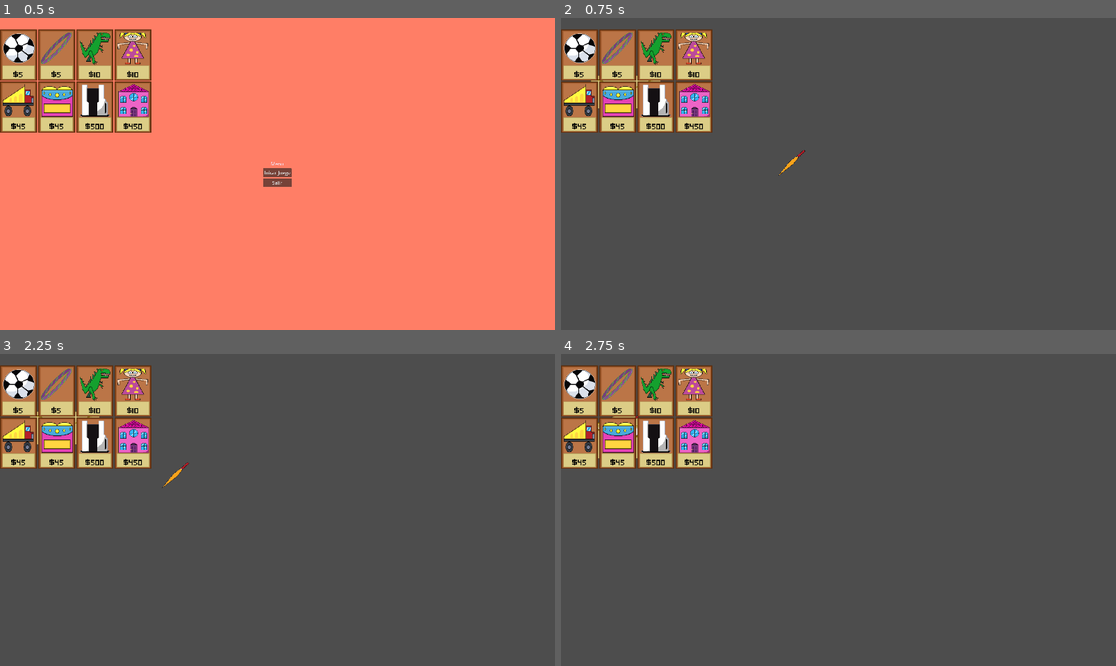
Above: before the commit, frames 1-4 (two rows, left to right).
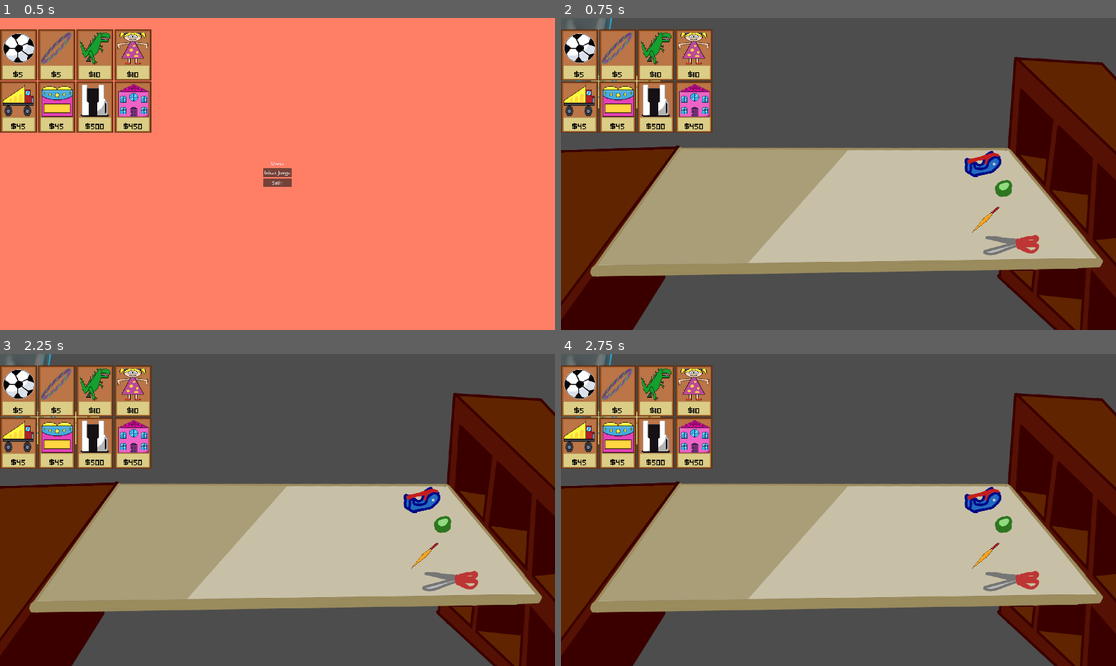
Above: after the commit, the same moments.

Repository: Formvoid-83/Intercambio_para_llevar
Game: Godot game, scene res://Scenes/world2d.tscn
Two runs of this game, one before a commit and one after it. Both use one fixed random seed, a clock stepped at 60 frames per second and the inputs below.
Inputs (mouse positions are in pixels of both pictures, inside the frame that each line leads up to):
- Up to frame 1 (0.5 s): no input
- Up to frame 2 (0.75 s): click "Inicar Juego" at 0.5 s
- Up to frame 3 (2.25 s): tap Enter at 1.25 s; drag from (66, 428) to (227, 497) at 1.27 s; tap Space at 2 s; drag from (227, 497) to (66, 428) at 2.02 s
- Up to frame 4 (2.75 s): no input

Frame 1 is identical in both runs. In frame 2, 51% of the frame differs, in the area x 0-100%, y 0-100%; in frame 3, 52%; in frame 4, 52%.
Error before the commit: Cannot call method 'instantiate' on a null value. (res://Scripts/workshop.gd:39)

Commit message:
Correct grid and background

Diff:
--- a/Scenes/toy.tscn
+++ b/Scenes/toy.tscn
@@ -1,11 +1,13 @@
-[gd_scene load_steps=3 format=3 uid="uid://3yojtyhke3jh"]
+[gd_scene load_steps=4 format=3 uid="uid://3yojtyhke3jh"]
 
 [ext_resource type="Texture2D" uid="uid://cifcyiysynbn6" path="res://Assets/Images/Gifts.png" id="1_58p4q"]
+[ext_resource type="Script" uid="uid://b2i3f5u7rboyn" path="res://Scripts/toy.gd" id="1_iblrf"]
 
 [sub_resource type="RectangleShape2D" id="RectangleShape2D_58p4q"]
 size = Vector2(119, 115)
 
 [node name="Toy" type="Area2D"]
+script = ExtResource("1_iblrf")
 
 [node name="Sprite2D" type="Sprite2D" parent="."]
 texture = ExtResource("1_58p4q")
--- a/Scenes/workshop.tscn
+++ b/Scenes/workshop.tscn
@@ -1,22 +1,51 @@
-[gd_scene load_steps=7 format=3 uid="uid://dckfa8iofjspr"]
+[gd_scene load_steps=11 format=3 uid="uid://dckfa8iofjspr"]
 
 [ext_resource type="PackedScene" uid="uid://bawd52ey5er7t" path="res://Scenes/card_opener.tscn" id="1_0uag0"]
 [ext_resource type="Script" uid="uid://bn88pxcoowbbd" path="res://Scripts/workshop.gd" id="1_h4m5q"]
 [ext_resource type="PackedScene" uid="uid://bl2pcgsurq58w" path="res://Scenes/letter.tscn" id="2_m0rod"]
-[ext_resource type="PackedScene" path="res://letter_open.tscn" id="4_m0rod"]
-[ext_resource type="PackedScene" path="res://Scenes/inventory_panel.tscn" id="5_fakrd"]
-[ext_resource type="Script" path="res://Scripts/inventory_handle.gd" id="6_7nc4v"]
+[ext_resource type="PackedScene" uid="uid://3yojtyhke3jh" path="res://Scenes/toy.tscn" id="3_vt66m"]
+[ext_resource type="PackedScene" uid="uid://co0xn8yr1tkir" path="res://Scenes/letter_open.tscn" id="4_m0rod"]
+[ext_resource type="Texture2D" uid="uid://dp1nwt0cy5n51" path="res://Assets/Images/workshop_table_shelf.png" id="4_vt66m"]
+[ext_resource type="PackedScene" uid="uid://mpjgbql8egmy" path="res://Scenes/inventory_panel.tscn" id="5_fakrd"]
+[ext_resource type="Script" uid="uid://cl8venik3dnng" path="res://Scripts/inventory_handle.gd" id="6_7nc4v"]
+
+[sub_resource type="CapsuleShape2D" id="CapsuleShape2D_qhibq"]
+radius = 212.0
+height = 1370.7009
+
+[sub_resource type="CircleShape2D" id="CircleShape2D_vt66m"]
+radius = 130.79759
 
 [node name="Workshop" type="Node2D"]
 script = ExtResource("1_h4m5q")
 letter_scene = ExtResource("2_m0rod")
+toy_scene = ExtResource("3_vt66m")
+
+[node name="Area_Table" type="Area2D" parent="."]
+z_index = 4
+position = Vector2(960, 540)
+
+[node name="Table_Sprite" type="Sprite2D" parent="Area_Table"]
+texture = ExtResource("4_vt66m")
+
+[node name="CollisionTable2D" type="CollisionShape2D" parent="Area_Table"]
+position = Vector2(8, 129)
+rotation = 1.5707964
+shape = SubResource("CapsuleShape2D_qhibq")
+debug_color = Color(0, 0.63933456, 0.37059203, 0.41960785)
+
+[node name="CollisionShelf" type="CollisionShape2D" parent="Area_Table"]
+position = Vector2(828.34, 0)
+shape = SubResource("CircleShape2D_vt66m")
+debug_color = Color(0.7573781, 0.45485276, 0, 0.41960785)
 
 [node name="LettersContainer" type="Node2D" parent="."]
 
 [node name="ToysContainer" type="Node2D" parent="."]
 
 [node name="CardOpener" parent="." instance=ExtResource("1_0uag0")]
-position = Vector2(800, 500)
+z_index = 7
+position = Vector2(1471, 696)
 
 [node name="CanvasLayer" type="CanvasLayer" parent="."]
 
--- a/Scripts/toy.gd
+++ b/Scripts/toy.gd
@@ -1,10 +1,14 @@
-extends Area2D
+class_name Toy extends Area2D
 
 signal released
 
 var dragging := true
 
-@onready var sprite := $Sprite2D
+@onready var sprite: Sprite2D = get_node("Sprite2D")
+
+
+func _ready() -> void:
+	print("El SPRITE es: ",sprite)
 
 func setup(data: ToyData, atlas: Texture2D):
 	var tex := AtlasTexture.new()
--- a/Scripts/workshop.gd
+++ b/Scripts/workshop.gd
@@ -36,11 +36,10 @@
 
 
 func _spawn_toy(toy_data: Variant) -> void:
-	var toy = toy_scene.instantiate()
+	var toy := toy_scene.instantiate() as Toy
+	toys_container.add_child(toy)
 	toy.setup(toy_data, ATLAS)
 	toy.released.connect(_on_toy_released)
 
-	toys_container.add_child(toy)
-
 func _on_toy_released():
 	inventory.release_toy()
--- a/project.godot
+++ b/project.godot
@@ -11,7 +11,7 @@
 [application]
 
 config/name="Intercambio_para_llevar"
-run/main_scene="uid://ceg5sebd28r7a"
+run/main_scene="uid://dtiv7ohkma2d2"
 config/features=PackedStringArray("4.5", "Forward Plus")
 config/icon="res://icon.svg"
 
@@ -19,6 +19,7 @@
 
 window/size/viewport_width=1920
 window/size/viewport_height=1080
+window/size/mode=2
 
 [dotnet]
 
Binary file added: Assets/Images/sprites_bulk.png
Not shown, added: Assets/Images/sprites_bulk.png.import
Binary file added: Assets/Images/sprites_bulk2.png
Not shown, added: Assets/Images/sprites_bulk2.png.import
Binary file added: Assets/Images/sprites_bulk3.png
Not shown, added: Assets/Images/sprites_bulk3.png.import
Binary file added: Assets/Images/workshop_table_shelf.png
Not shown, added: Assets/Images/workshop_table_shelf.png.import
Not shown: 1 places in Scenes/world2d.tscn that only renumber resources
